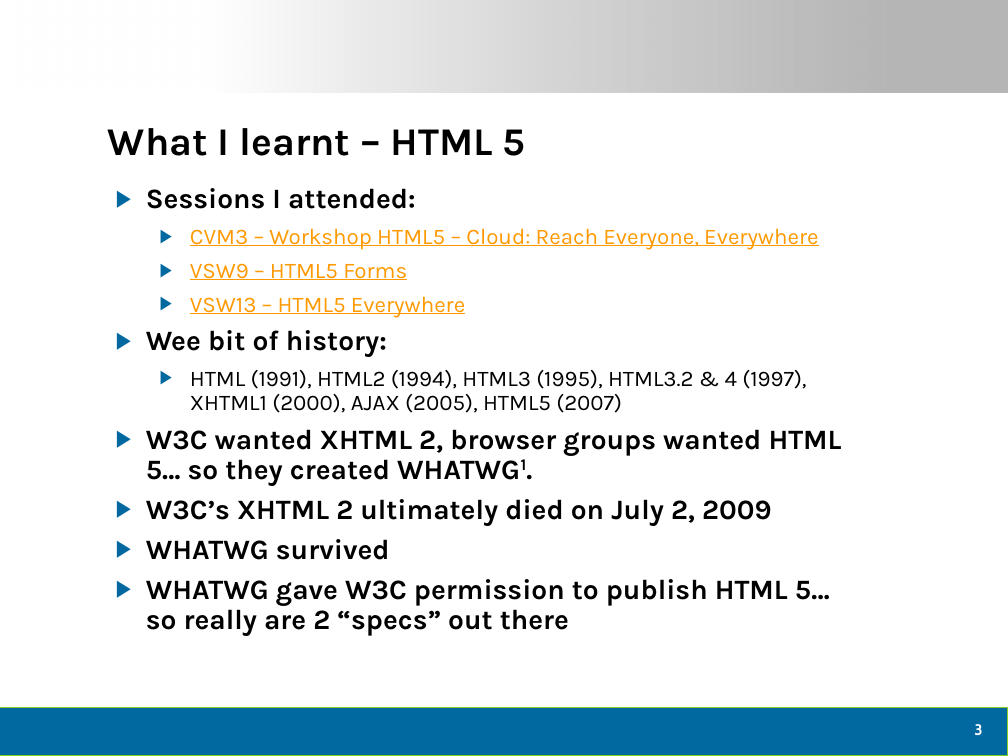
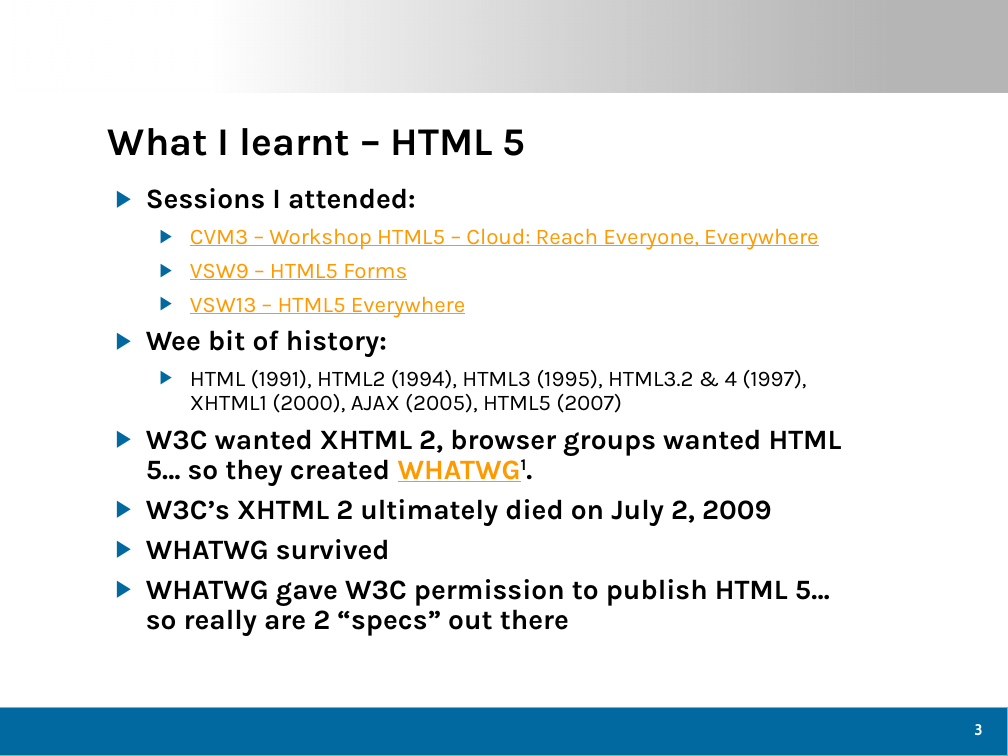
Before and after one commit to dtomyn/HTML5Demo1, a slide deck: slide 4 of Docs/2012 - Live360 Event Review (NEWER).pptx. Drawn at 1008x756 pixels with LibreOffice and Linux fonts; fonts in the diff are those of the drawing; background and template pictures are left out. Boxes give left, top, right and bottom in pixels: in the first picture for what was removed or moved away, otherwise in the second. Text is boxed around its words. In the diff, an @@ line names an element or a change of style, - is before the commit and + after.

```diff
--- a/Docs/2012 - Live360 Event Review (NEWER).pptx
+++ b/Docs/2012 - Live360 Event Review (NEWER).pptx
@@ text at (x1=146, y1=429, x2=842, y2=486): text colour #000000 to #FF9900, underline on in "WHATWG1." @@
```
Also in this commit, not shown: 12 other slides changed, 2 slides added, 3 other files.
